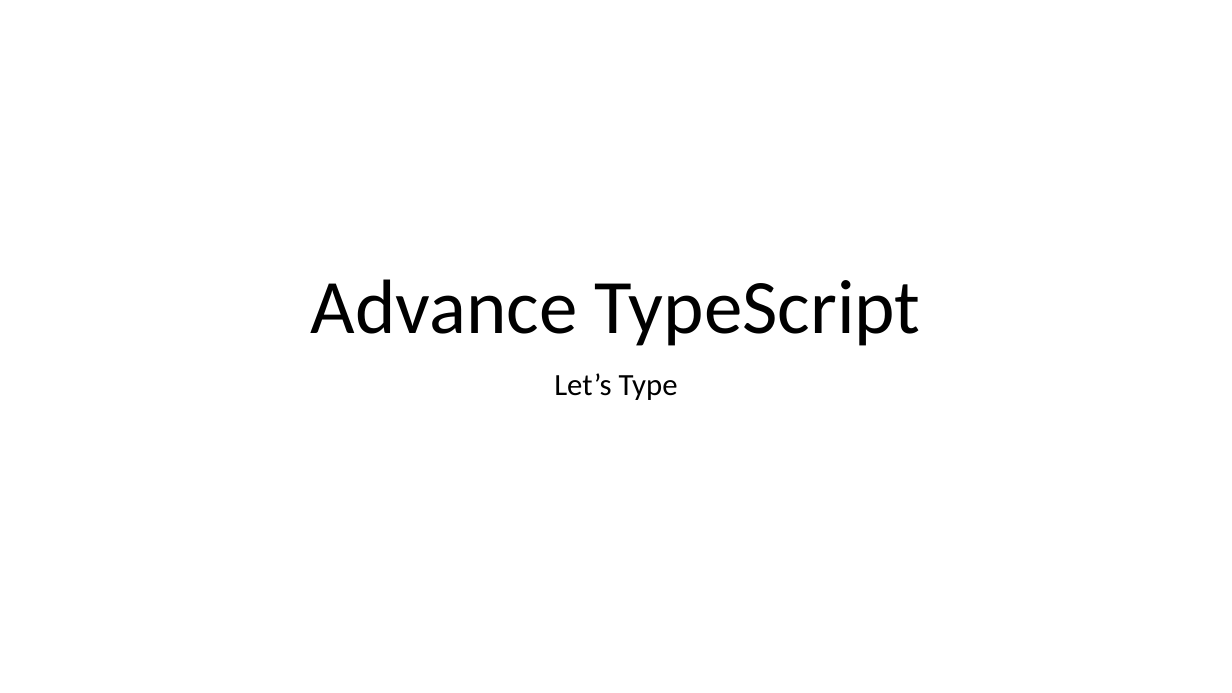
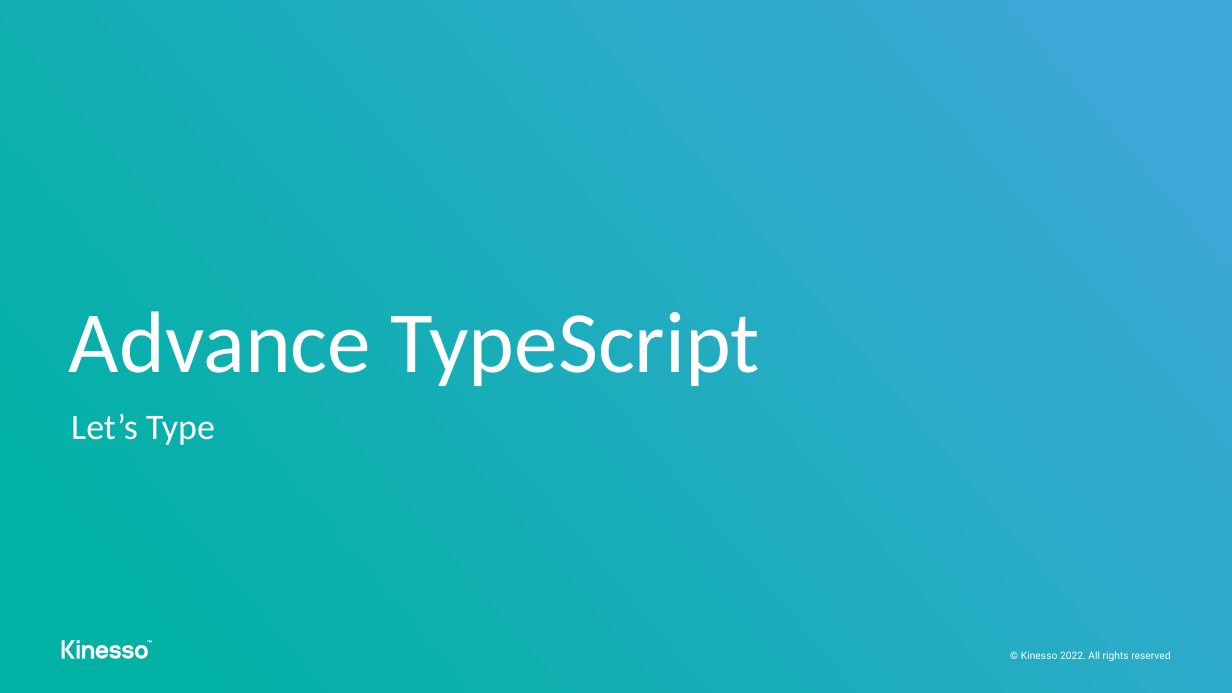
Before and after one commit to MehediKinesso50200/advance-typescript, a slide deck: slide 1 of advance-typescript.pptx. Drawn at 1232x693 pixels with LibreOffice and Linux fonts; fonts in the diff are those of the drawing. Boxes give left, top, right and bottom in pixels: in the first picture for what was removed or moved away, otherwise in the second. Text is boxed around its words. In the diff, an @@ line names an element or a change of style, - is before the commit and + after.

```diff
--- a/advance-typescript.pptx
+++ b/advance-typescript.pptx
@@ background #FFFFFF to gradient #01B1A4 to #3CA8D7 @@
@@ title "Advance TypeScript" moved from (x1=311, y1=279, x2=921, y2=346) to (x1=69, y1=311, x2=760, y2=386) @@
@@ title "Advance TypeScript" at (x1=69, y1=311, x2=760, y2=386): size 60 to 68 pt, text colour #000000 to #FFFFFF; alignment centre to left @@
@@ subtitle "Let’s Type" moved from (x1=554, y1=373, x2=678, y2=400) to (x1=71, y1=414, x2=215, y2=445) @@
@@ subtitle "Let’s Type" at (x1=71, y1=414, x2=215, y2=445): size 24 to 28 pt, text colour #000000 to #FFFFFF; alignment centre to left @@
@@ group added at (x1=62, y1=640, x2=152, y2=659): 10 freeform shapes @@
@@ text added at (x1=1021, y1=651, x2=1170, y2=661), 8 pt, text #FFFFFF @@
+© Kinesso 2022. All rights reserved
```
Also in this commit, not shown: 1 other slide changed, 6 slides added, 37 other files.
